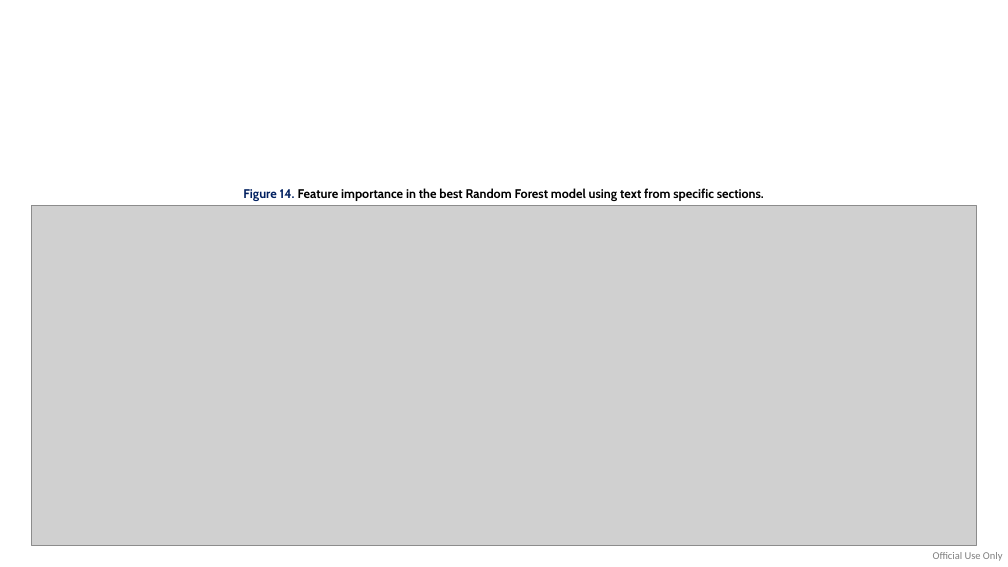
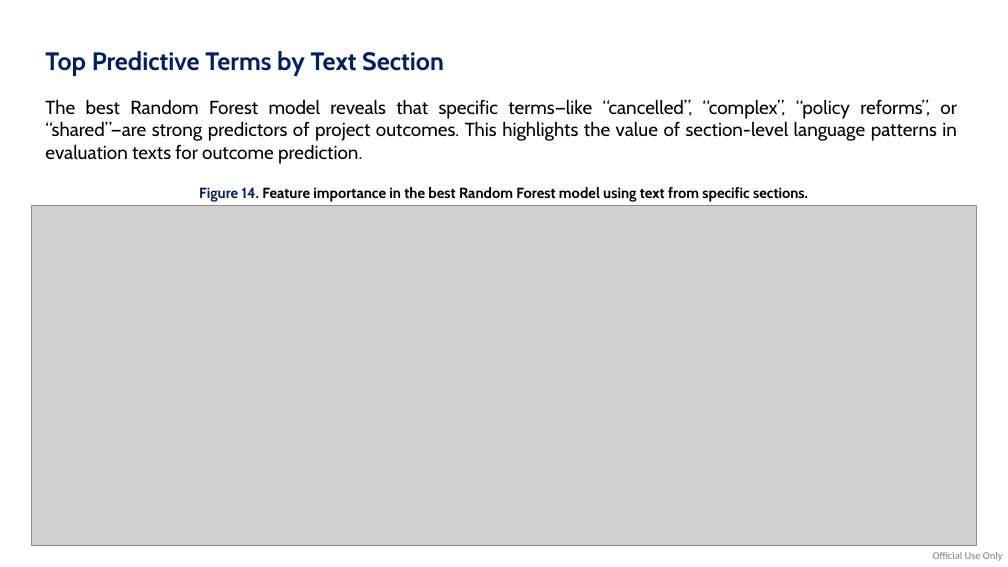
Before and after one commit to diegopaal/IEG-Interview, a slide deck: slide 15 of 3_Outputs/Diego Parra - IEG Interview.pptx (slide 12 before the commit). Drawn at 1008x567 pixels with LibreOffice and Linux fonts; fonts in the diff are those of the drawing; grey boxes stand for pictures. Boxes give left, top, right and bottom in pixels: in the first picture for what was removed or moved away, otherwise in the second. Text is boxed around its words. In the diff, an @@ line names an element or a change of style, - is before the commit and + after.

```diff
--- a/3_Outputs/Diego Parra - IEG Interview.pptx
+++ b/3_Outputs/Diego Parra - IEG Interview.pptx
@@ text added at [45, 51, 444, 76], 24 pt, text #002060, bold @@
+Top Predictive Terms by Text Section
@@ text added at [45, 99, 957, 164], 18 pt, text #000000 @@
+The best Random Forest model reveals that specific terms—like “cancelled”, “complex”, “policy reforms”, or “shared”—are strong predictors of project outcomes. This highlights the value of section-level language patterns in evaluation texts for outcome prediction.
@@ text "Figure 14. Feature importance in ..." at [199, 187, 808, 202]: size 12 to 14 pt @@
```
Also in this commit, not shown: 11 other slides changed, 3 slides added.
